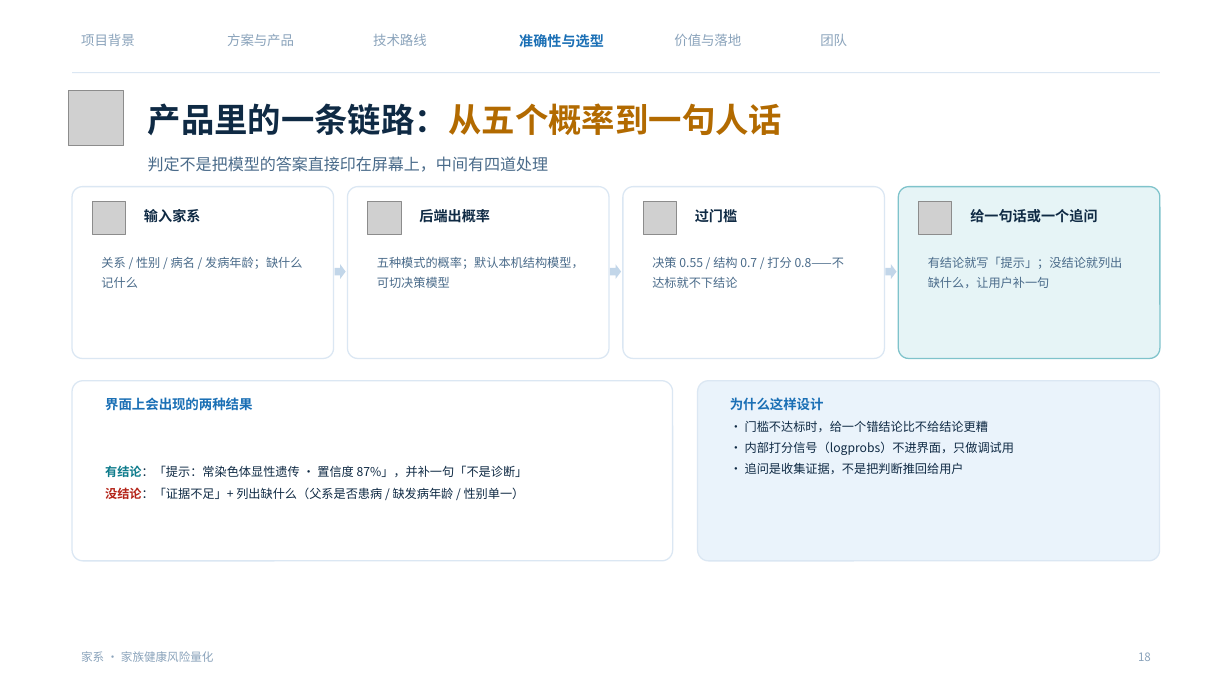
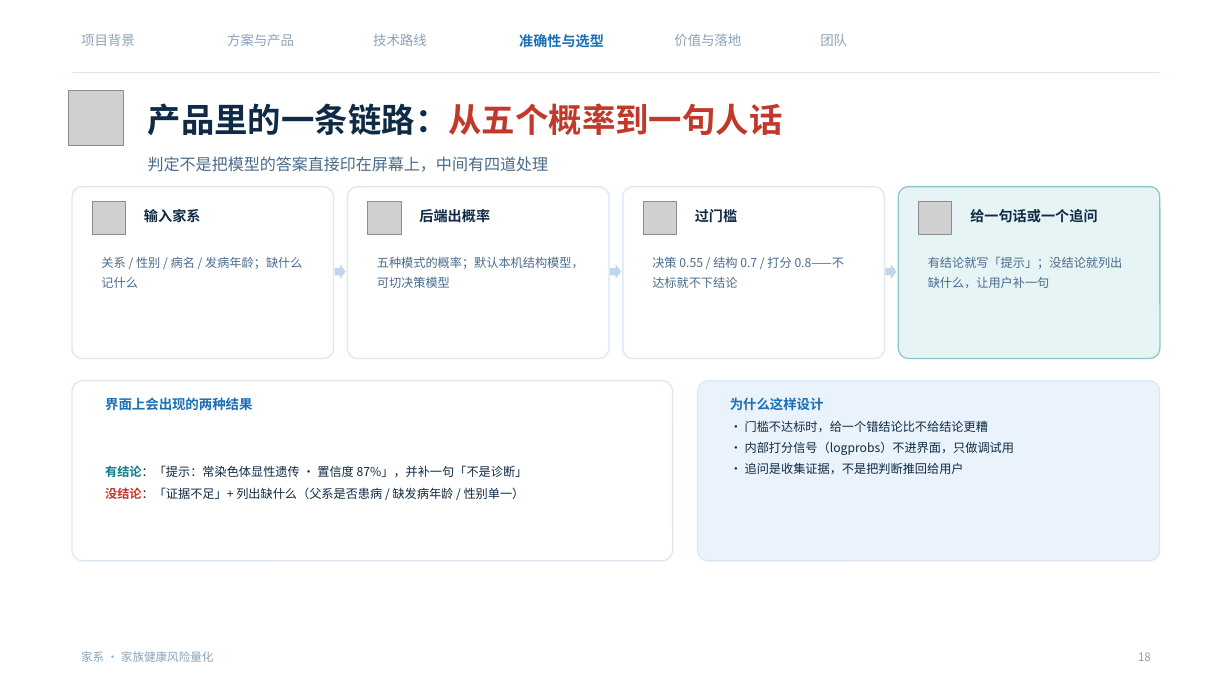
Before and after one commit to NimuStudio/jiaxi, a slide deck: slide 18 of deliverables/家系-答辩-v2.pptx. Drawn at 1232x693 pixels with LibreOffice and Linux fonts; fonts in the diff are those of the drawing; grey boxes stand for pictures; background and template pictures are left out. Boxes give left, top, right and bottom in pixels: in the first picture for what was removed or moved away, otherwise in the second. Text is boxed around its words. In the diff, an @@ line names an element or a change of style, - is before the commit and + after.

Commit message:
docs(deck): 统一「重点用红」的标注系统（评委一眼扫得到亮点）
出发点：评委翻到第 100 个作品时，能看的只有红色。所以颜色只承担一件事——分层注意力：
  红 #C0392B  = 这页最重要的数字 / 结论 / 我们的成绩
  灰 #8AA3BB  = 非重点（对照组、次要说明、被压下去的数据）
  蓝 #1A6FB5  = 结构（图标、导航、术语）
  墨青 #0F7C8C = 仅留给「可回收」这一个产品概念

## 具体改动
- AMBER 让位给 RED：标题强调色由琥珀改为红，翻页时红字成列（17 页已标关键词）
- DANGER 与 RED 合流，避免出现两个相近的红
- P17 对照页：对照组（40%、✗、比例条）全部压成灰；我们这一侧（96%、✓、条形、卡片底）改红——
  左右两半直接分红灰两个阵营，不用读数字也知道谁赢
- P19 微调页：基线条形改浅蓝、微调条形改红，两条等长一眼看出「没变化」
- P21 差异化页：「家系 6 项」条形与数字改红，其余四类灰蓝
- P22 落地页：1.7 秒 / 0.11 秒 / 1.8 GB / <1 毫秒 全部改红
- P12 三引擎：「输出」行的关键值改红加粗，适用/分档线保持常规字色
- P15 准确性：F1 1.000 改红；封面指标行同样把 F1 1.000 标红（深底用浅红 #FF9E91）

顺带去掉封面标题下一条 0.05 英寸装饰短条（与之前「不要色条」的要求一致）。

```diff
--- a/deliverables/家系-答辩-v2.pptx
+++ b/deliverables/家系-答辩-v2.pptx
@@ text "产品里的一条链路：从五个概率到一句人话" at <box>148,103,783,135</box>: text colour #B26A00 to #C0392B in "产品里的一条链路：从五个概率到一句人话" @@
@@ rounded rectangle at <box>898,187,1160,359</box>: outline #7FC3CB 1 pt to #8FC4CB 1 pt @@
@@ text at <box>105,487,525,499</box>: text colour #B42318 to #C0392B in "没结论：「证据不足」+" @@
```
Also in this commit, not shown: 18 other slides changed, 1 other file.
